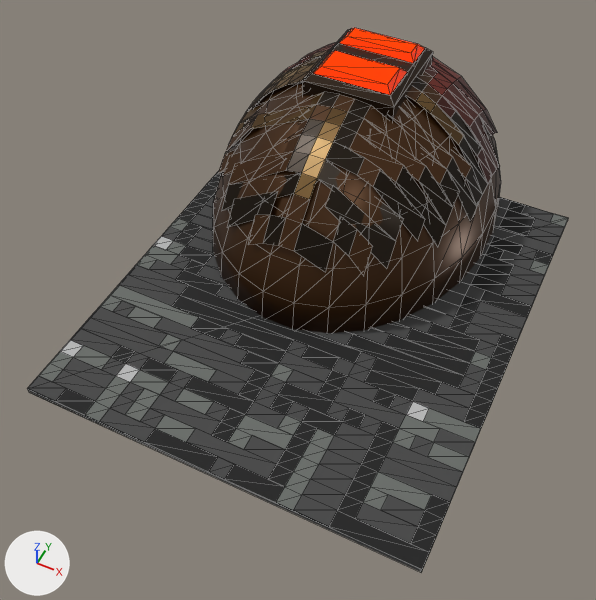
Two versions of the glTF model public/models/enemies/newshd-281.glb, one commit apart.
Both versions are drawn from a camera (50 mm lens) standing at (1.19, -2.66, 3.24) and looking at (0.0, -0.28, 0.27). Lighting does not change. The marker at lower left points along +X, +Y and +Z. The first picture is the older version. Mesh edges are drawn as thin lines. Vertices at exactly the same position are counted once.

The first picture shows 'newshd-281', 'newshd-281-lamps-283'.
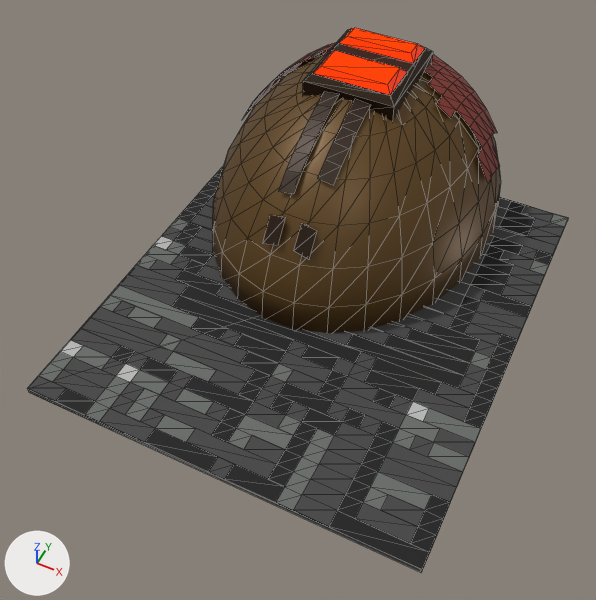
Boxes (x1, y1, x2, y2) around the edits, measured in the pictures (596 x 600 px):
part 1 of me_newshd_281, cut back: before (218, 50, 500, 276); after (256, 53, 500, 259)
part 2 of me_newshd_281, recoloured: (248, 96, 497, 183) in both
part 3 of me_newshd_281, recoloured: (213, 56, 500, 333) in both
part 4 of me_newshd_281, recoloured: (309, 105, 332, 121) in both
part 5 of me_newshd_281, recoloured: (263, 92, 371, 245) in both
part 6 of me_newshd_281, recoloured: (250, 42, 452, 110) in both
part 7 of me_newshd_281, recoloured: (269, 49, 438, 85) in both

Patch to the scene script:
```diff
--- a/public/models/enemies/newshd-281.glb.py
+++ b/public/models/enemies/newshd-281.glb.py
@@ mat_pal_18_nshd245_9 @@
+mat_pal_18_nshd245_9 = principled_material('pal_18_nshd245_9')
+mat_pal_18_nshd245_9.base_color = (0.0252, 0.00913, 0.00121)  # brown #2c1804
+mat_pal_18_nshd245_9.metallic = 0.35
+mat_pal_18_nshd245_9.roughness = 0.45
@@ mat_pal_71_nshd245_8 @@
+mat_pal_71_nshd245_8 = principled_material('pal_71_nshd245_8')
+mat_pal_71_nshd245_8.base_color = (0.27, 0.0395, 0.0252)  # red #8e382c
+mat_pal_71_nshd245_8.metallic = 0.35
+mat_pal_71_nshd245_8.roughness = 0.45
@@ mat_pal_22_nshd245_7 @@
+mat_pal_22_nshd245_7 = principled_material('pal_22_nshd245_7')
+mat_pal_22_nshd245_7.base_color = (0.13, 0.0666, 0.0144)  # brown #654920
+mat_pal_22_nshd245_7.metallic = 0.35
+mat_pal_22_nshd245_7.roughness = 0.45
@@ me_newshd_281 @@
 # used by ob_newshd_281; location = (0.0, 0.0, 0.0)
-me_newshd_281.from_pydata(...)  # 694 vertices, 1006 faces; spans x -1.0..1.0, y -1.17..1.17, z 0.0..0.96
+me_newshd_281.from_pydata(...)  # 623 vertices, 914 faces; spans x -1.0..1.0, y -1.17..1.17, z 0.0..0.96
+# me_newshd_281 part 1
+# 84 vertices are removed from x -0.83..0.58, y -0.17..1.17, z 0.37..0.91
+# 156 faces are deleted
+# 1 vertex moves from x 0.08, y -0.17, z 0.4 to x 0.0, y -0.17, z 0.45
+# 13 vertices are added at x -0.75..0.5, y -0.08..1.17, z 0.56..0.83
+# 56 new faces join them, mat_pal_71_nshd245_8 (red #8e382c)
+# 8 new faces join them, mat_pal_18_nshd245_9 (brown #2c1804)
+# me_newshd_281 part 2: 10 faces spanning x -0.83..0.58, y 0.67..1.17, z 0.43..0.83 switch from mat_pal_67_nshd245_12 (dark red #451408) to mat_pal_71_nshd245_8 (red #8e382c)
+# me_newshd_281 part 3: 330 faces spanning x -0.9..0.65, y -0.28..1.17, z 0.0..0.92 switch from mat_pal_20_nshd245_14 (brown #492c10) to mat_pal_22_nshd245_7 (brown #654920)
+# me_newshd_281 part 4: 2 faces spanning x -0.25..-0.17, y 0.33..0.42, z 0.85..0.89 switch from mat_pal_20_nshd245_14 (brown #492c10) to mat_pal_18_nshd245_9 (brown #2c1804)
+# me_newshd_281 part 5: 16 faces spanning x -0.25..0.0, y -0.17..0.5, z 0.45..0.91 switch from mat_pal_17_nshd245_17 (black #1c1000) to mat_pal_18_nshd245_9 (brown #2c1804)
+# me_newshd_281 part 6: 12 faces spanning x -0.83..0.25, y 0.75..1.17, z 0.43..0.87 switch from mat_pal_70_nshd245_19 (red #7d2c20) to mat_pal_71_nshd245_8 (red #8e382c)
+# me_newshd_281 part 7: 12 faces spanning x -0.75..0.17, y 0.75..1.17, z 0.59..0.9 switch from mat_pal_68_nshd245_21 (dark red #551c10) to mat_pal_71_nshd245_8 (red #8e382c)
 me_newshd_281.materials.append(mat_pal_2_nshd245_0)
@@ me_newshd_281 @@
 me_newshd_281.materials.append(mat_pal_12_nshd245_3)
-me_newshd_281.materials.append(mat_pal_21_nshd245_15)  # brown #553c18
-me_newshd_281.materials.append(mat_pal_23_nshd245_16)  # brown #71552c
-me_newshd_281.materials.append(mat_pal_25_nshd245_18)  # brown #8e7145
-me_newshd_281.materials.append(mat_pal_74_nshd245_20)  # red #c76559
-me_newshd_281.materials.append(mat_pal_72_nshd245_22)  # red #a24538
 me_newshd_281.materials.append(mat_pal_163_nshd245_23)
```
